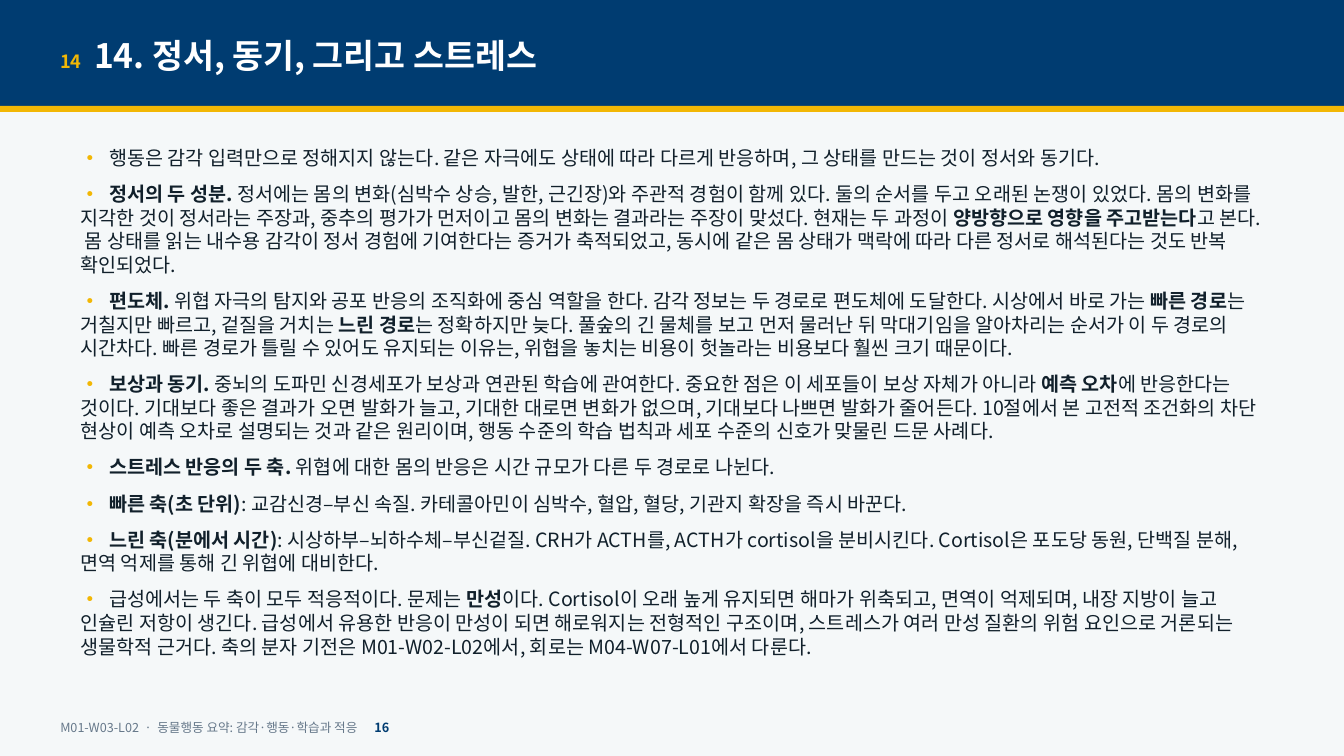
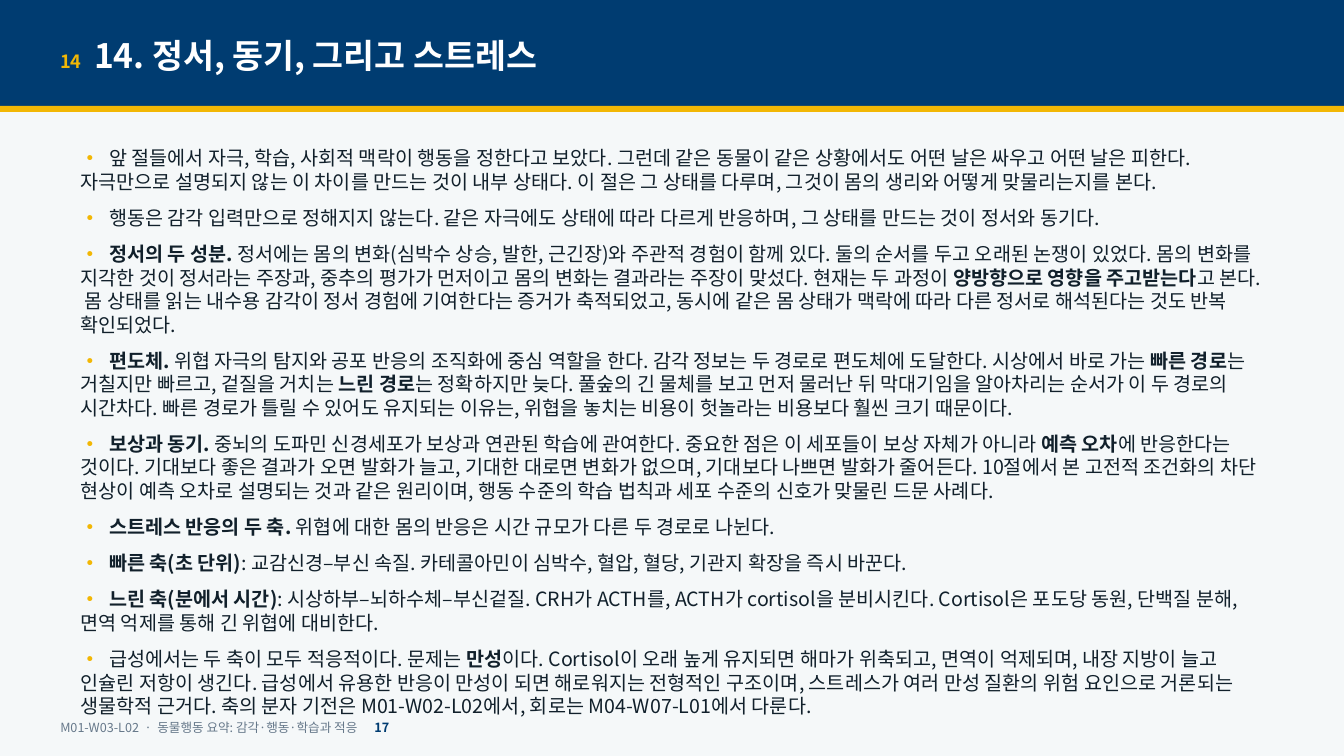
Before and after one commit to hoperiasd2/hoperiasd2.github.io, a slide deck: slide 17 of curriculum/M01/W03/L02/slides-2.pptx (slide 16 before the commit). Drawn at 1344x756 pixels with LibreOffice and Linux fonts; fonts in the diff are those of the drawing. Boxes give left, top, right and bottom in pixels: in the first picture for what was removed or moved away, otherwise in the second. Text is boxed around its words. In the diff, an @@ line names an element or a change of style, - is before the commit and + after.

```diff
--- a/curriculum/M01/W03/L02/slides-2.pptx
+++ b/curriculum/M01/W03/L02/slides-2.pptx
@@ text at (80, 148, 1191, 193): paragraph added @@
+• 앞 절들에서 자극, 학습, 사회적 맥락이 행동을 정한다고 보았다. 그런데 같은 동물이 같은 상황에서도 어떤 날은 싸우고 어떤 날은 피한다. 자극만으로 설명되지 않는 이 차이를 만드는 것이 내부 상태다. 이 절은 그 상태를 다루며, 그것이 몸의 생리와 어떻게 맞물리는지를 본다.
@@ text at (60, 721, 389, 733): text changed @@
-M01-W03-L02 · 동물행동 요약: 감각·행동·학습과 적응 16
+M01-W03-L02 · 동물행동 요약: 감각·행동·학습과 적응 17
```
Also in this commit, not shown: 34 other slides changed, 1 slide added, 21 other files.
